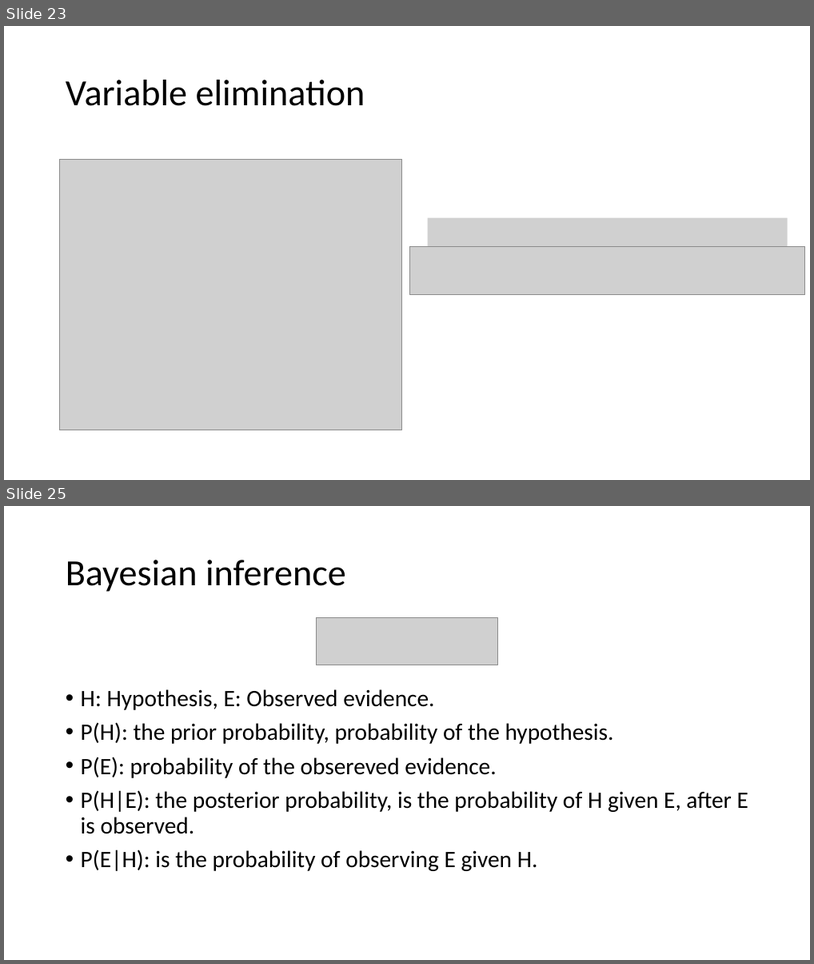
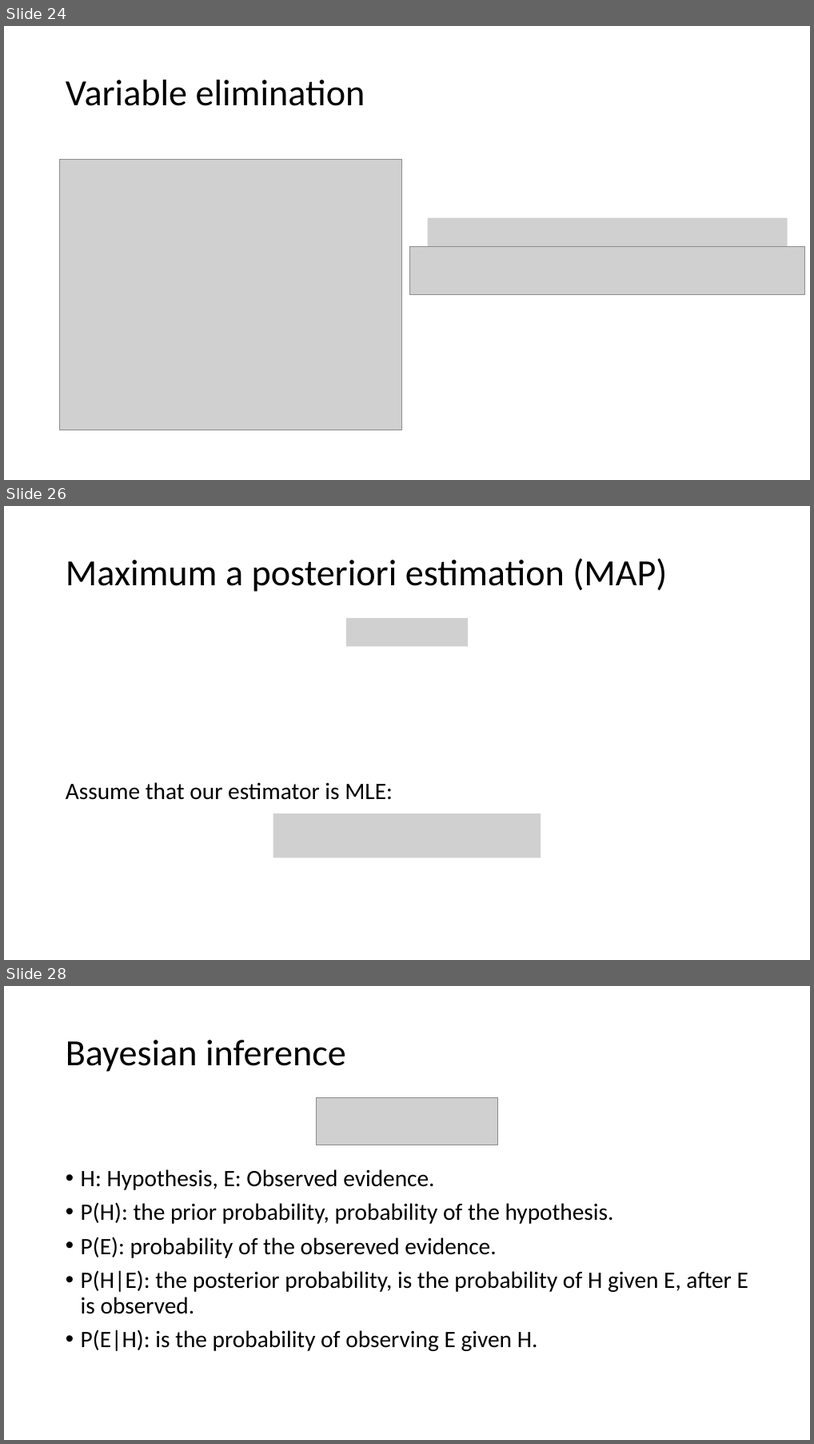
Before and after one commit to nguyenduyhanlam/Probabilistic_Graphical_Models, a slide deck: NguyenDuyHanLam_196005004/baocao.pptx. Shown one above the other, each under a label of ours: slides 23 and 25 before the commit, slides 24, 26 and 28 after it; the slides between them are not shown. The pictures are 814x964 and 814x1444 pixels, drawn with LibreOffice and Linux fonts; fonts in the diff are those of the drawing; grey boxes stand for pictures. Boxes give left, top, right and bottom in pixels: in the first picture for what was removed or moved away, otherwise in the second. Text is boxed around its words. In the diff, an @@ line names an element or a change of style, - is before the commit and + after.

```diff
--- a/NguyenDuyHanLam_196005004/baocao.pptx
+++ b/NguyenDuyHanLam_196005004/baocao.pptx
@@ slide 26 added at (4, 506, 810, 960), background #FFFFFF @@
@@ title added at (66, 558, 667, 592), 44 pt, text #000000 @@
+Maximum a posteriori estimation (MAP)
@@ picture added at (346, 618, 468, 646) @@
@@ text added at (66, 782, 393, 800), 28 pt, text #000000 @@
+Assume that our estimator is MLE:
@@ picture added at (274, 813, 541, 857) @@
@@ what was slide 23 is now slide 24 @@
@@ what was slide 25 is now slide 28 @@
```
Also in this commit, not shown: 2 slides changed, 6 other slides added, 1 slide removed.
